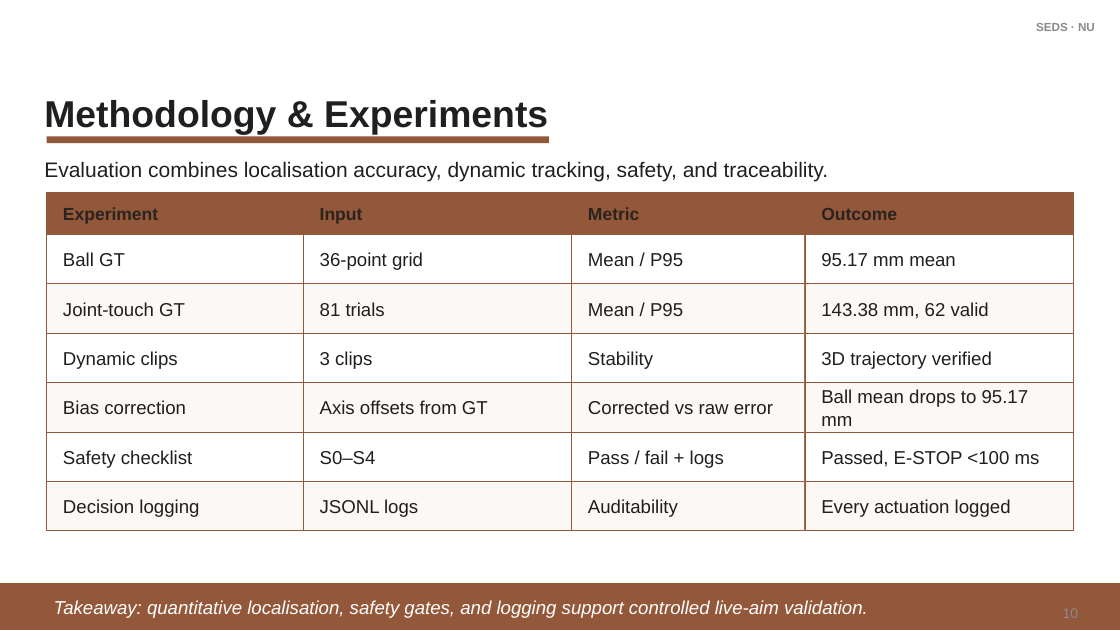
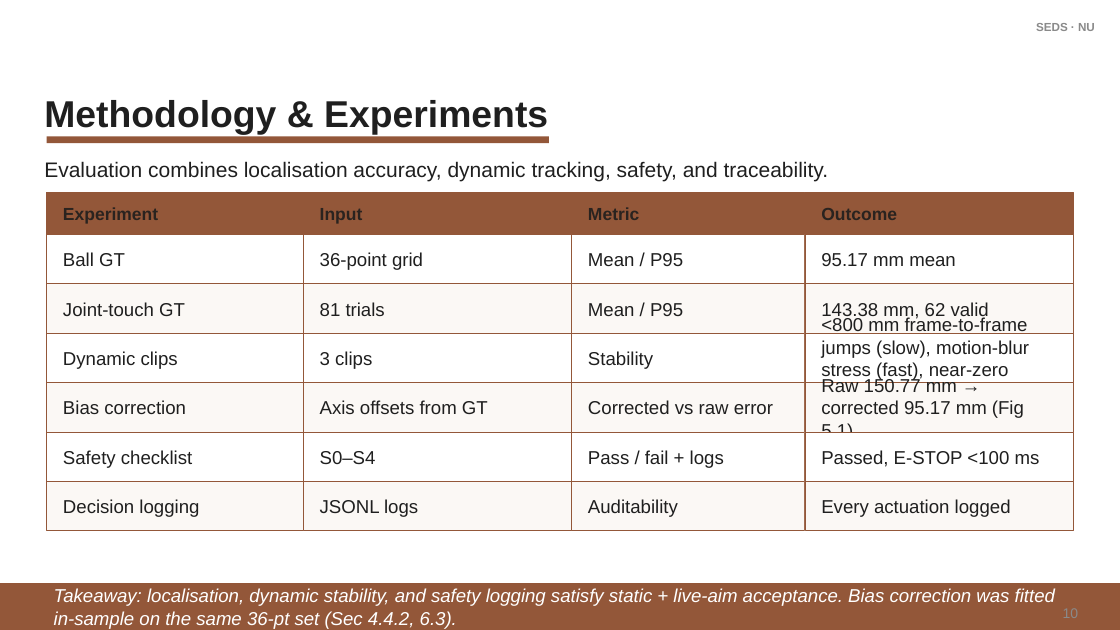
Before and after one commit to Shadow-Git-Friend/Project_Cam, a slide deck: slide 11 of thesis_defense_presentation/thesis_defense_final_revised.pptx. Drawn at 1120x630 pixels with LibreOffice and Linux fonts; fonts in the diff are those of the drawing; background and template pictures are left out. Boxes give left, top, right and bottom in pixels: in the first picture for what was removed or moved away, otherwise in the second. Text is boxed around its words. In the diff, an @@ line names an element or a change of style, - is before the commit and + after.

```diff
--- a/thesis_defense_presentation/thesis_defense_final_revised.pptx
+++ b/thesis_defense_presentation/thesis_defense_final_revised.pptx
@@ text at (821, 317, 1029, 403): text changed @@
-3D trajectory verified
+<800 mm frame-to-frame jumps (slow), motion-blur stress (fast), near-zero false-positive (no-ball)
@@ text at (821, 378, 1024, 433): text changed @@
-Ball mean drops to 95.17 mm
+Raw 150.77 mm → corrected 95.17 mm (Fig 5.1)
@@ text at (54, 588, 1055, 629): text changed @@
-Takeaway: quantitative localisation, safety gates, and logging support controlled live-aim validation.
+Takeaway: localisation, dynamic stability, and safety logging satisfy static + live-aim acceptance. Bias correction was fitted in-sample on the same 36-pt set (Sec 4.4.2, 6.3).
```
Also in this commit, not shown: 3 other slides changed, 1 slide added, 1 other file.
